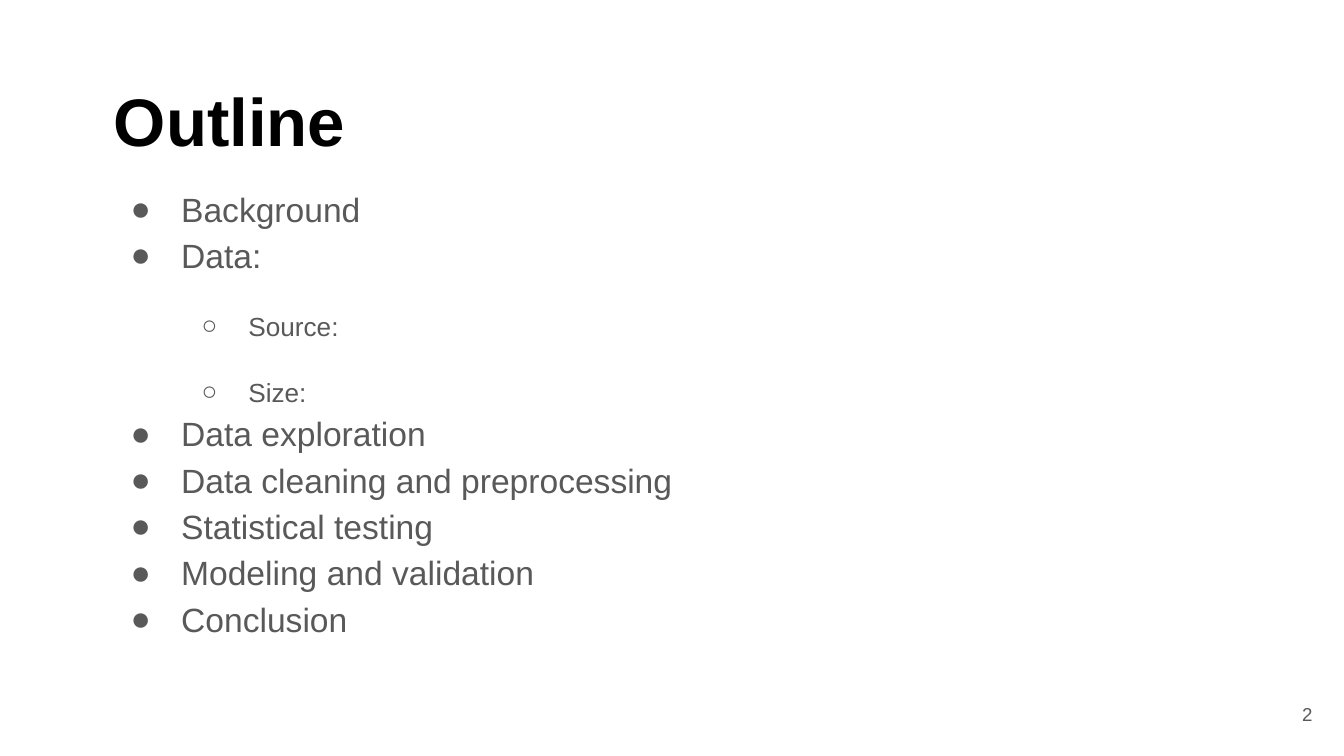
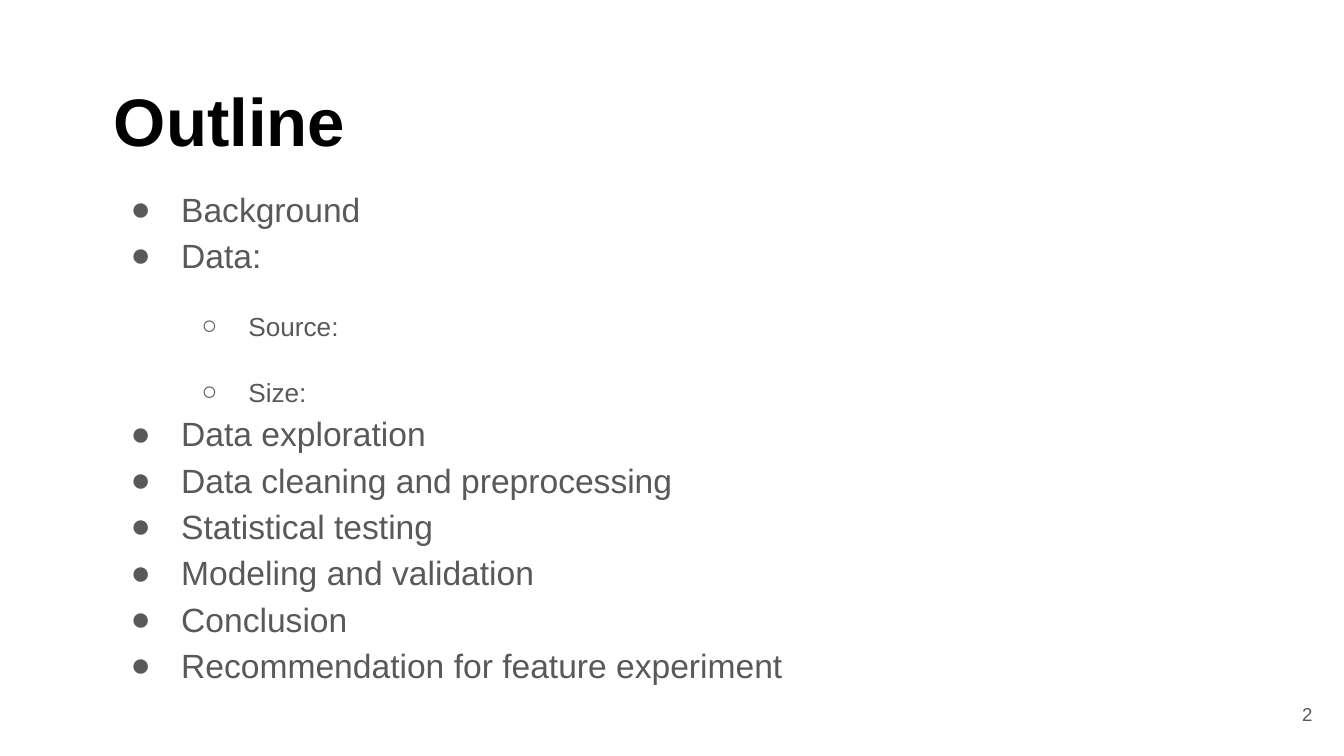
Before and after one commit to mgayalew/SpringBoard, a slide deck: slide 2 of Capstone project_2/Capstone project-2 final presentation.pptx. Drawn at 1344x756 pixels with LibreOffice and Linux fonts; fonts in the diff are those of the drawing. Boxes give left, top, right and bottom in pixels: in the first picture for what was removed or moved away, otherwise in the second. Text is boxed around its words. In the diff, an @@ line names an element or a change of style, - is before the commit and + after.

```diff
--- a/Capstone project_2/Capstone project-2 final presentation.pptx
+++ b/Capstone project_2/Capstone project-2 final presentation.pptx
@@ text at <box>181,653,782,684</box>: paragraph added @@
+● Recommendation for feature experiment
```
Also in this commit, not shown: 7 other slides changed, 1 slide added.
